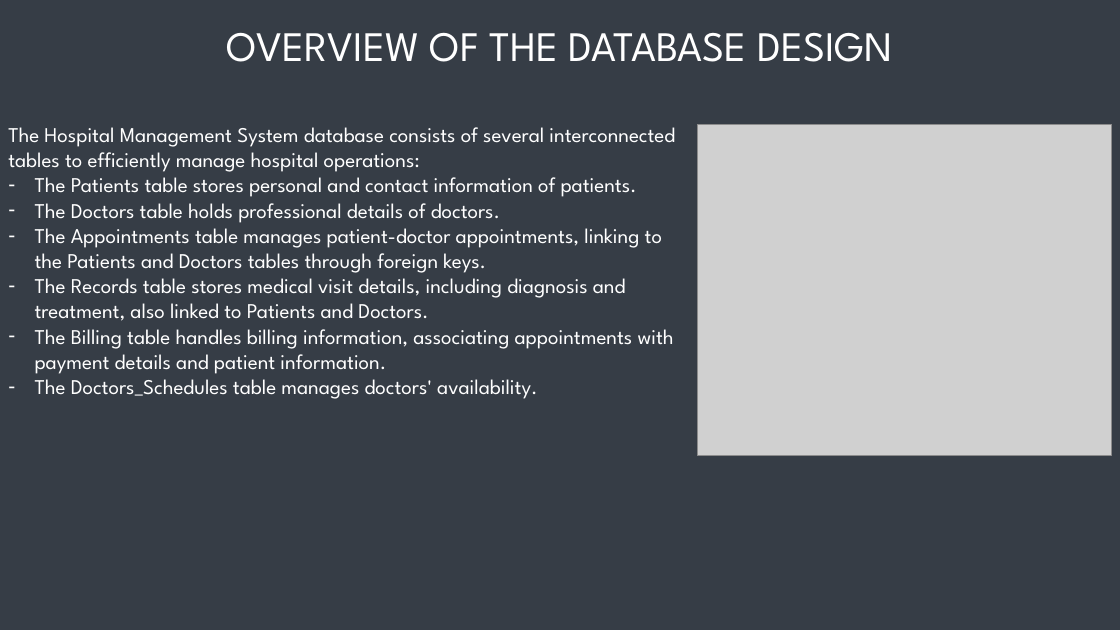
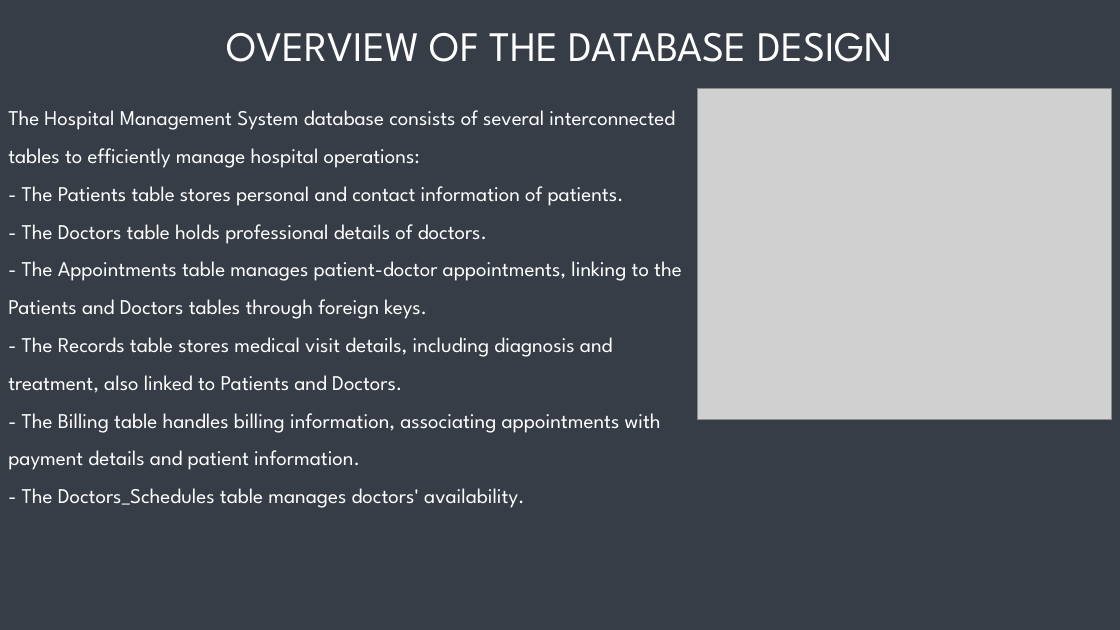
Before and after one commit to RenanAQ/DBS211-Final, a slide deck: slide 4 of DBS211_Presentation_Group4.pptx. Drawn at 1120x630 pixels with LibreOffice and Linux fonts; fonts in the diff are those of the drawing; grey boxes stand for pictures. Boxes give left, top, right and bottom in pixels: in the first picture for what was removed or moved away, otherwise in the second. Text is boxed around its words. In the diff, an @@ line names an element or a change of style, - is before the commit and + after.

```diff
--- a/DBS211_Presentation_Group4.pptx
+++ b/DBS211_Presentation_Group4.pptx
@@ text "The Hospital Management System database ...": place and size @@
-text "The Hospital Management System database ..." at bbox=[8, 127, 675, 399]
+text "The Hospital Management System database ..." at bbox=[8, 110, 682, 508]
@@ picture: place and size @@
-picture at bbox=[697, 124, 1112, 455]
+picture at bbox=[697, 88, 1112, 419]
@@ text at bbox=[8, 110, 675, 168]: line spacing 1 to 1.5 @@
@@ text at bbox=[8, 186, 682, 508]: text changed @@
-– The Patients table stores personal and contact information of patients.
-– The Doctors table holds professional details of doctors.
-– The Appointments table manages patient-doctor appointments, linking to the Patients and Doctors tables through foreign keys.
-– The Records table stores medical visit details, including diagnosis and treatment, also linked to Patients and Doctors.
-– The Billing table handles billing information, associating appointments with payment details and patient information.
-– The Doctors_Schedules table manages doctors' availability.
+- The Patients table stores personal and contact information of patients.
+- The Doctors table holds professional details of doctors.
+- The Appointments table manages patient-doctor appointments, linking to the Patients and Doctors tables through foreign keys.
+- The Records table stores medical visit details, including diagnosis and treatment, also linked to Patients and Doctors.
+- The Billing table handles billing information, associating appointments with payment details and patient information.
+- The Doctors_Schedules table manages doctors' availability.
```
Also in this commit, not shown: 3 other slides changed, 5 other files.
